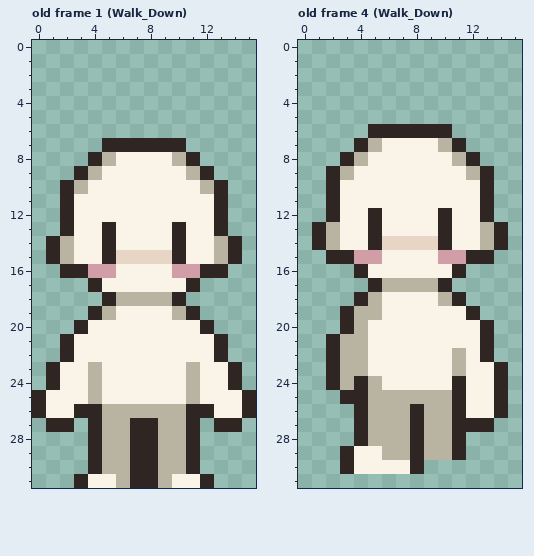
A pixel-art file gets an edit: Assets/Art/ErisEsra's Character Templates/MainPlayer/16x32 Walk Cycle.aseprite. Above is the file before it was changed.
16x32 pixels, 20 frames. Shown: old frame 1 (Walk_Down), old frame 4 (Walk_Down). The commit also changed other frames, which this record leaves out.
And afterwards:
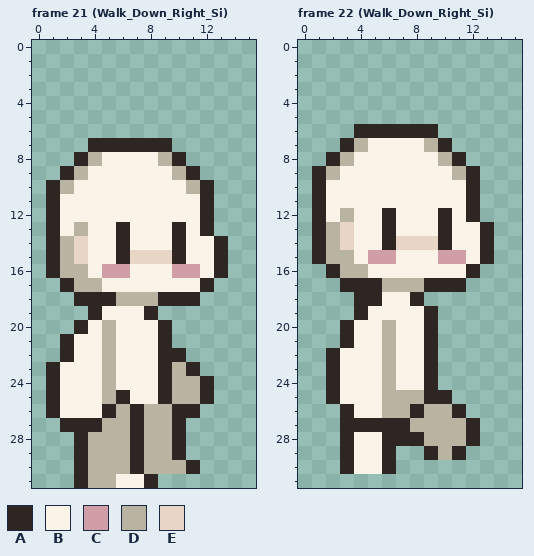
Palette (. is transparent): A #2f2522  B #faf3e8  C #d19da7  D #b9b3a1  E #e7d5c6
A new or re-ordered frame is compared with the old frame closest to it.
Changes in this commit:
frames 20 -> 32
--- frame 21 (Walk_Down_Right_Si) is new; against old frame 1 (Walk_Down)
@@ x 0..15 @@
  6 ................
- 7 .....AAAAAA.....
- 8 ....ADBBBBDA....
- 9 ...ADBBBBBBDA...
-10 ..ADBBBBBBBBDA..
-11 ..ABBBBBBBBBBA..
-12 ..ABBBBBBBBBBA..
-13 ..ABBABBBBABBA..
-14 .ADBBABBBBABBDA.
-15 .ADBBAEEEEABBDA.
-16 ..AACCBBBBCCAA..
-17 ....ABBBBBBA....
-18 .....ADDDDA.....
-19 ....ADBBBBDA....
-20 ...ABBBBBBBBA...
-21 ..ABBBBBBBBBBA..
-22 ..ABBBBBBBBBBA..
-23 .ABBDBBBBBBDBBA.
-24 .ABBDBBBBBBDBBA.
-25 ABBBDBBBBBBDBBBA
-26 ABBAADDDDDDAABBA
-27 .AA.ADDAADDA.AA.
-28 ....ADDAADDA....
-29 ....ADDAADDA....
-30 ....ADDAADDA....
-31 ...ABBDAADBBA...
+ 7 ....AAAAAA......
+ 8 ...ADBBBBDA.....
+ 9 ..ADBBBBBBDA....
+10 .ADBBBBBBBBDA...
+11 .ABBBBBBBBBBA...
+12 .ABBBBBBBBBBA...
+13 .ABDBBABBBABA...
+14 .ADEBBABBBABBA..
+15 .ADEBBAEEEABBA..
+16 .ADDBCCBBBCCBA..
+17 ..ADDBBBBBBBA...
+18 ...AAADDDAAA....
+19 ....ABBBA.......
+20 ...ABDBBBA......
+21 ..ABBDBBBA......
+22 ..ABBDBBBAA.....
+23 .ABBBDBBBADA....
+24 .ABBBDBBBADDA...
+25 .ABBBDABBADDA...
+26 .ABBBADADDAA....
+27 ..AAADDADDA.....
+28 ...ADDDADDA.....
+29 ...ADDDADDA.....
+30 ...ADDDADDDA....
+31 ...ADDBBA.......
--- frame 22 (Walk_Down_Right_Si) is new; against old frame 4 (Walk_Down)
@@ x 0..15 @@
  5 ................
- 6 .....AAAAAA.....
- 7 ....ADBBBBDA....
- 8 ...ADBBBBBBDA...
- 9 ..ADBBBBBBBBDA..
-10 ..ABBBBBBBBBBA..
-11 ..ABBBBBBBBBBA..
-12 ..ABBABBBBABBA..
-13 .ADBBABBBBABBDA.
-14 .ADBBAEEEEABBDA.
-15 ..AACCBBBBCCAA..
-16 ....ABBBBBBA....
-17 .....ADDDDA.....
-18 ....ADBBBBDA....
-19 ...ADDBBBBBBA...
-20 ...ADBBBBBBBBA..
-21 ..ADDBBBBBBBBA..
-22 ..ADDBBBBBBDBA..
-23 ..ADDBBBBBBDBBA.
-24 ..ADADBBBBBABBA.
-25 ...AADDDDDDABBA.
-26 ....ADDDADDABBA.
-27 ....ADDDADDAAA..
-28 ....ADDDADDA....
-29 ...ABBDDADDA....
-30 ...ABBBBA.......
+ 6 ....AAAAAA......
+ 7 ...ADBBBBDA.....
+ 8 ..ADBBBBBBDA....
+ 9 .ADBBBBBBBBDA...
+10 .ABBBBBBBBBBA...
+11 .ABBBBBBBBBBA...
+12 .ABDBBABBBABA...
+13 .ADEBBABBBABBA..
+14 .ADEBBAEEEABBA..
+15 .ADDBCCBBBCCBA..
+16 ..ADDBBBBBBBA...
+17 ...AAADDDAAA....
+18 ....AABBA.......
+19 ....ABBBBA......
+20 ...ABBDBBA......
+21 ...ABBDBBA......
+22 ..ABBBDBBA......
+23 ..ABBBDBBA......
+24 ..ABBBDBBA......
+25 ..ABBBDDDAA.....
+26 ...ABBDDADDA....
+27 ...AAAAADDDDA...
+28 ...ABBAAADDDA...
+29 ...ABBA..ADA....
+30 ...ABBA.........
 31 ................
